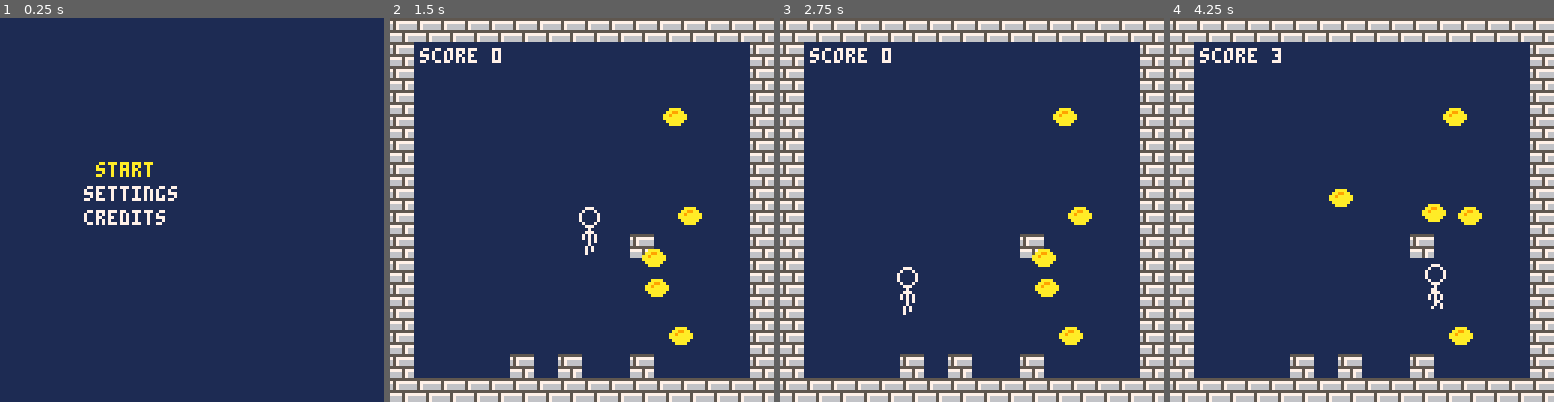
Above: before the commit, frames 1-4 (left to right).
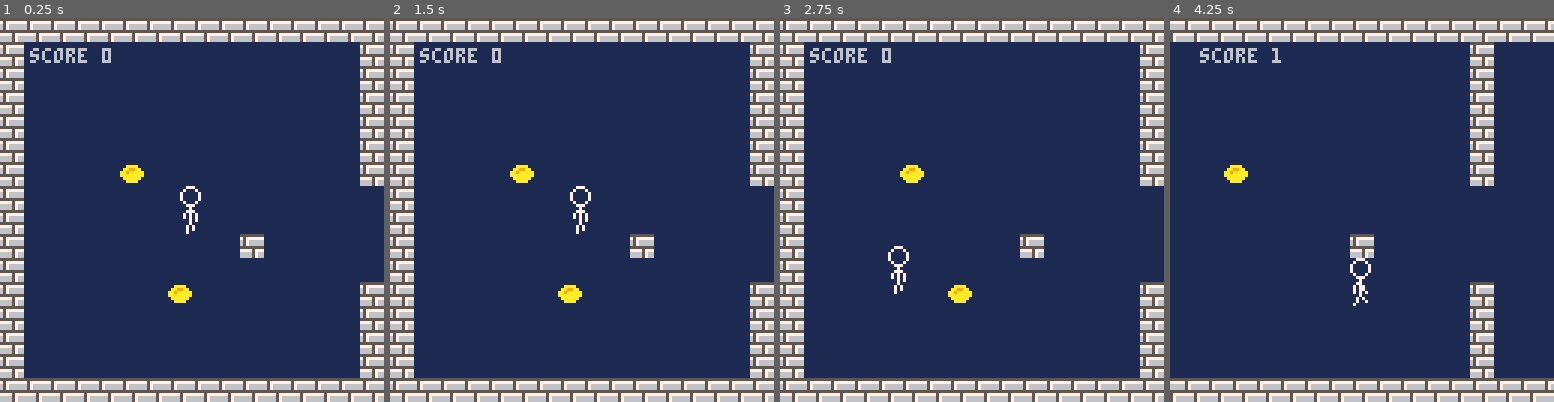
Above: after the commit, the same moments.

Repository: boblbobl/hellopico8
Game: PICO-8 cartridge hello.p8
Same seed, same stepped clock (60 frames per second), same inputs: the game is played once before the commit and once after it.
Inputs:
- Up to frame 1 (0.25 s): no input
- Up to frame 2 (1.5 s): tap O (Z key) at 0.33, 0.7, 1.43 s
- Up to frame 3 (2.75 s): hold Left 1.97-2.37 s; tap O (Z key) at 2.22 s; hold Down from 2.42 s (still down)
- Up to frame 4 (4.25 s): release Down at 2.82 s; hold Right 2.87-3.53 s; tap O (Z key) at 3.1, 3.98 s; hold Up 3.58-4.08 s; hold Right from 4.13 s (still down)

The runs differ from the first frame. In frame 1, 24% of the frame differs, in the area x 0-100%, y 0-100%; in frame 2, 5.0%; in frame 3, 5.0%; in frame 4, 23%.

Commit message:
Camera support and object mapping

Diff:
--- a/game.lua
+++ b/game.lua
@@ -2,29 +2,32 @@
   scene.update = update_game
   scene.draw = draw_game
 
-  limes={}
-  repeat
-    new_lime()
-  until count(limes) == 5
+  map_w = 32
+  map_h = 16
+
+  limes=get_pickups(map_w, map_h, 2)
+
+  cx=0
+  cy=0
+
+  start_x = 60
+  start_y = 56
 
   hero_score = 0
   hero_anim_time = 0
   hero_amin_wait = .08
   hero_speed = 2
   hero={
-    x = 63,
-    y = 63,
-    dir = 0,
+    x = start_x,
+    y = start_y,
+    h = 16,
+    w = 8,
     sprite = 0,
     sid = 0,
     flipped = false,
     dx = 0,
     dy = 0,
   }
-end
-
-function new_lime()
-  add(limes, {x=rand(20, 108), y=rand(20, 108)})
 end
 
 function step()
@@ -36,9 +39,9 @@
       hero.flipped = not hero.flipped
     end
 
-    if hero.dir == 0 or hero.dir == 1 then
+    if hero.dx ~= 0 then
       hero.sprite = hero.sid+4
-      if hero.dir == 0 then
+      if hero.dx == -hero_speed then
         hero.flipped = true
       else
         hero.flipped = false
@@ -57,47 +60,54 @@
 
   if btn(0) then
     hero.dx = -hero_speed
-    hero.dir = 0
-    step()
-  elseif btn(1) then
+  end
+  if btn(1) then
     hero.dx = hero_speed
-    hero.dir = 1
-    step()
-  elseif btn(2) then
+  end
+  if btn(2) then
     hero.dy = -hero_speed
-    hero.dir = 2
-    step()
-  elseif btn(3) then
+  end
+  if btn(3) then
     hero.dy = hero_speed
-    hero.dir = 3
-    step()
   end
 
-  if map_collide(hero.x, hero.y, 8, 16, hero.dx, hero.dy) then
+  if map_collide(hero.x, hero.y, hero.w, hero.h, hero.dx, hero.dy) then
     hero.dx = 0
     hero.dy = 0
   end
 
   if hero.dx ~= 0 or hero.dy ~= 0 then
+    step()
     hero.x = hero.x + hero.dx
     hero.y = hero.y + hero.dy
 
     for lime in all(limes) do
-      if aabb_collide(hero.x, hero.y, 8, 16, lime.x, lime.y, 8, 8) then
+      if aabb_collide(hero.x, hero.y, hero.w, hero.h, lime.x, lime.y, 8, 8) then
         hero_score = hero_score + 1
         del(limes, lime)
-        new_lime()
       end
     end
+
+    -- adjust camera to player position
+    if hero.x >= start_x and hero.x <= 256-(start_x+hero.w) then
+      cx = hero.x-start_x
+    end
+
+    if hero.y >=start_y and hero.y <= 128-(start_y+hero.h) then
+      cy = hero.y-start_y
+    end
   end
+
 end
 
 function draw_game()
   cls(1)
-  map(0,0,0,0,16,16)
+  map(0, 0, 0, 0, map_w, map_h)
+  camera(cx, cy)
   spr(hero.sprite,hero.x,hero.y,1,2,hero.flipped)
-  print("score " .. hero_score, 10, 10)
   for lime in all(limes) do
     spr(8, lime.x, lime.y)
   end
+
+  print("score " .. hero_score, 10+cx, 10+cy)
 end
--- a/hello.p8
+++ b/hello.p8
@@ -27,23 +27,23 @@
 00707000007000000070700000707000007007000007070000077000007070000000000000000000000000000000000000000000000000000000000000000000
 00700000007000000070000000700000070000000070070000777000070000000000000000000000000000000000000000000000000000000000000000000000
 __gff__
-0000000000000000000100000000000000000000000000000000000000000000000000000000000000000000000000000000000000000000000000000000000000000000000000000000000000000000000000000000000000000000000000000000000000000000000000000000000000000000000000000000000000000000
+0000000000000000020100000000000000000000000000000000000000000000000000000000000000000000000000000000000000000000000000000000000000000000000000000000000000000000000000000000000000000000000000000000000000000000000000000000000000000000000000000000000000000000
 0000000000000000000000000000000000000000000000000000000000000000000000000000000000000000000000000000000000000000000000000000000000000000000000000000000000000000000000000000000000000000000000000000000000000000000000000000000000000000000000000000000000000000
 __map__
-0909090909090909090909090909090900000000000000000000000000000000000000000000000000000000000000000000000000000000000000000000000000000000000000000000000000000000000000000000000000000000000000000000000000000000000000000000000000000000000000000000000000000000
-0900000000000000000000000000000900000000000000000000000000000000000000000000000000000000000000000000000000000000000000000000000000000000000000000000000000000000000000000000000000000000000000000000000000000000000000000000000000000000000000000000000000000000
-0900000000000000000000000000000900000000000000000000000000000000000000000000000000000000000000000000000000000000000000000000000000000000000000000000000000000000000000000000000000000000000000000000000000000000000000000000000000000000000000000000000000000000
-0900000000000000000000000000000900000000000000000000000000000000000000000000000000000000000000000000000000000000000000000000000000000000000000000000000000000000000000000000000000000000000000000000000000000000000000000000000000000000000000000000000000000000
-0900000000000000000000000000000900000000000000000000000000000000000000000000000000000000000000000000000000000000000000000000000000000000000000000000000000000000000000000000000000000000000000000000000000000000000000000000000000000000000000000000000000000000
-0900000000000000000000000000000900000000000000000000000000000000000000000000000000000000000000000000000000000000000000000000000000000000000000000000000000000000000000000000000000000000000000000000000000000000000000000000000000000000000000000000000000000000
-0900000000000000000000000000000900000000000000000000000000000000000000000000000000000000000000000000000000000000000000000000000000000000000000000000000000000000000000000000000000000000000000000000000000000000000000000000000000000000000000000000000000000000
-0900000000000000000000000000000900000000000000000000000000000000000000000000000000000000000000000000000000000000000000000000000000000000000000000000000000000000000000000000000000000000000000000000000000000000000000000000000000000000000000000000000000000000
-0900000000000000000000000000000900000000000000000000000000000000000000000000000000000000000000000000000000000000000000000000000000000000000000000000000000000000000000000000000000000000000000000000000000000000000000000000000000000000000000000000000000000000
-0900000000000000000009000000000900000000000000000000000000000000000000000000000000000000000000000000000000000000000000000000000000000000000000000000000000000000000000000000000000000000000000000000000000000000000000000000000000000000000000000000000000000000
-0900000000000000000000000000000900000000000000000000000000000000000000000000000000000000000000000000000000000000000000000000000000000000000000000000000000000000000000000000000000000000000000000000000000000000000000000000000000000000000000000000000000000000
-0900000000000000000000000000000900000000000000000000000000000000000000000000000000000000000000000000000000000000000000000000000000000000000000000000000000000000000000000000000000000000000000000000000000000000000000000000000000000000000000000000000000000000
-0900000000000000000000000000000900000000000000000000000000000000000000000000000000000000000000000000000000000000000000000000000000000000000000000000000000000000000000000000000000000000000000000000000000000000000000000000000000000000000000000000000000000000
-090a000000000000000000000000000900000000000000000000000000000000000000000000000000000000000000000000000000000000000000000000000000000000000000000000000000000000000000000000000000000000000000000000000000000000000000000000000000000000000000000000000000000000
-0900000000090009000009000000000919000000000000000000000000000000000000000000000000000000000000000000000000000000000000000000000000000000000000000000000000000000000000000000000000000000000000000000000000000000000000000000000000000000000000000000000000000000
-0909090909090909090909090909090900000000000000000000000000000000000000000000000000000000000000000000000000000000000000000000000000000000000000000000000000000000000000000000000000000000000000000000000000000000000000000000000000000000000000000000000000000000
+0909090909090909090909090909090909090909090909090909090909090909000000000000000000000000000000000000000000000000000000000000000000000000000000000000000000000000000000000000000000000000000000000000000000000000000000000000000000000000000000000000000000000000
+0900000000000000000000000000000900000000000000000000000000000009000000000000000000000000000000000000000000000000000000000000000000000000000000000000000000000000000000000000000000000000000000000000000000000000000000000000000000000000000000000000000000000000
+0900000000000000000000000000000900000000000000000000000000000009000000000000000000000000000000000000000000000000000000000000000000000000000000000000000000000000000000000000000000000000000000000000000000000000000000000000000000000000000000000000000000000000
+0900000000000000000000000000000900000000000000000000000000000009000000000000000000000000000000000000000000000000000000000000000000000000000000000000000000000000000000000000000000000000000000000000000000000000000000000000000000000000000000000000000000000000
+0900000000000000000000000000000900000000000000000800000000000009000000000000000000000000000000000000000000000000000000000000000000000000000000000000000000000000000000000000000000000000000000000000000000000000000000000000000000000000000000000000000000000000
+0900000000000000000000000000000900000000000000000000000000000009000000000000000000000000000000000000000000000000000000000000000000000000000000000000000000000000000000000000000000000000000000000000000000000000000000000000000000000000000000000000000000000000
+0900000000080000000000000000000900000000000000000000000000000009000000000000000000000000000000000000000000000000000000000000000000000000000000000000000000000000000000000000000000000000000000000000000000000000000000000000000000000000000000000000000000000000
+0900000000000000000000000000000000000000000000000000000000000009000000000000000000000000000000000000000000000000000000000000000000000000000000000000000000000000000000000000000000000000000000000000000000000000000000000000000000000000000000000000000000000000
+0900000000000000000000000000000000000000090000000000000000000009000000000000000000000000000000000000000000000000000000000000000000000000000000000000000000000000000000000000000000000000000000000000000000000000000000000000000000000000000000000000000000000000
+0900000000000000000009000000000000000000000000000000000000000009000000000000000000000000000000000000000000000000000000000000000000000000000000000000000000000000000000000000000000000000000000000000000000000000000000000000000000000000000000000000000000000000
+0900000000000000000000000000000000000000000000000000000000000009000000000000000000000000000000000000000000000000000000000000000000000000000000000000000000000000000000000000000000000000000000000000000000000000000000000000000000000000000000000000000000000000
+0900000000000008000000000000000900000000000000000000000000000009000000000000000000000000000000000000000000000000000000000000000000000000000000000000000000000000000000000000000000000000000000000000000000000000000000000000000000000000000000000000000000000000
+0900000000000000000000000000000900000000000000000000000000000009000000000000000000000000000000000000000000000000000000000000000000000000000000000000000000000000000000000000000000000000000000000000000000000000000000000000000000000000000000000000000000000000
+090a000000000000000000000000000900000000000000000000000000000009000000000000000000000000000000000000000000000000000000000000000000000000000000000000000000000000000000000000000000000000000000000000000000000000000000000000000000000000000000000000000000000000
+0900000000000000000000000000000919000000000000000000000000000009000000000000000000000000000000000000000000000000000000000000000000000000000000000000000000000000000000000000000000000000000000000000000000000000000000000000000000000000000000000000000000000000
+0909090909090909090909090909090909090909090909090909090909090909000000000000000000000000000000000000000000000000000000000000000000000000000000000000000000000000000000000000000000000000000000000000000000000000000000000000000000000000000000000000000000000000
 1900000000000000000000000000000000000000000000000000000000000000000000000000000000000000000000000000000000000000000000000000000000000000000000000000000000000000000000000000000000000000000000000000000000000000000000000000000000000000000000000000000000000000
--- a/main.lua
+++ b/main.lua
@@ -1,6 +1,6 @@
 scene = {}
 function _init()
-  showmenu()
+  showgame()
 end
 
 function _update()
--- a/utils.lua
+++ b/utils.lua
@@ -32,6 +32,21 @@
   return false
 end
 
+function get_pickups(map_w, map_h, flag)
+  local pickups = {}
+
+  for i = 0, map_w-1 do
+    for j = 0, map_h-1 do
+      if fget(mget(i,j)) == flag then
+        add(pickups, {x = i*8, y = j*8})
+        mset(i,j,0)
+      end
+    end
+  end
+
+  return pickups
+end
+
 -- random int between i and j
 function rand(i, j)
   if (j) then
Not shown, changed: readme.md
